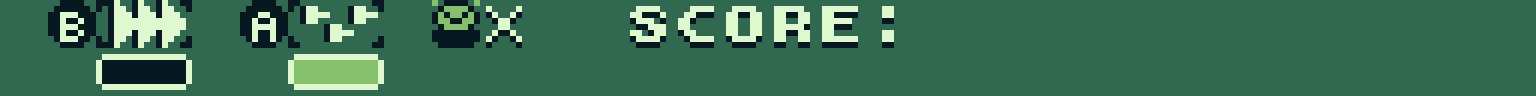
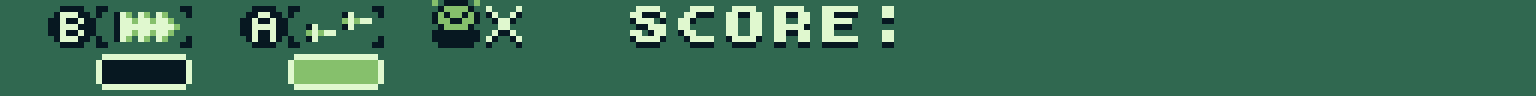
Layer changes from the first 1536px x 96px image to the second:
painted on "A" over left=240, top=0, right=288, bottom=18
painted on "Boost" over left=96, top=0, right=192, bottom=48
painted on "B" over left=48, top=0, right=96, bottom=18
painted on "Attack" over left=288, top=0, right=384, bottom=42
